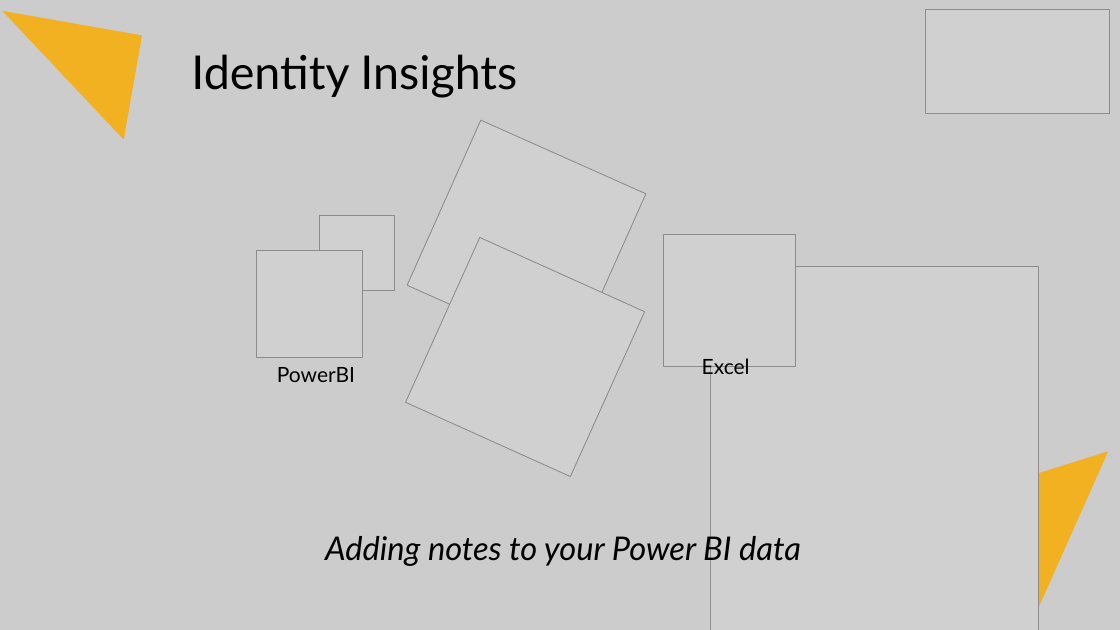
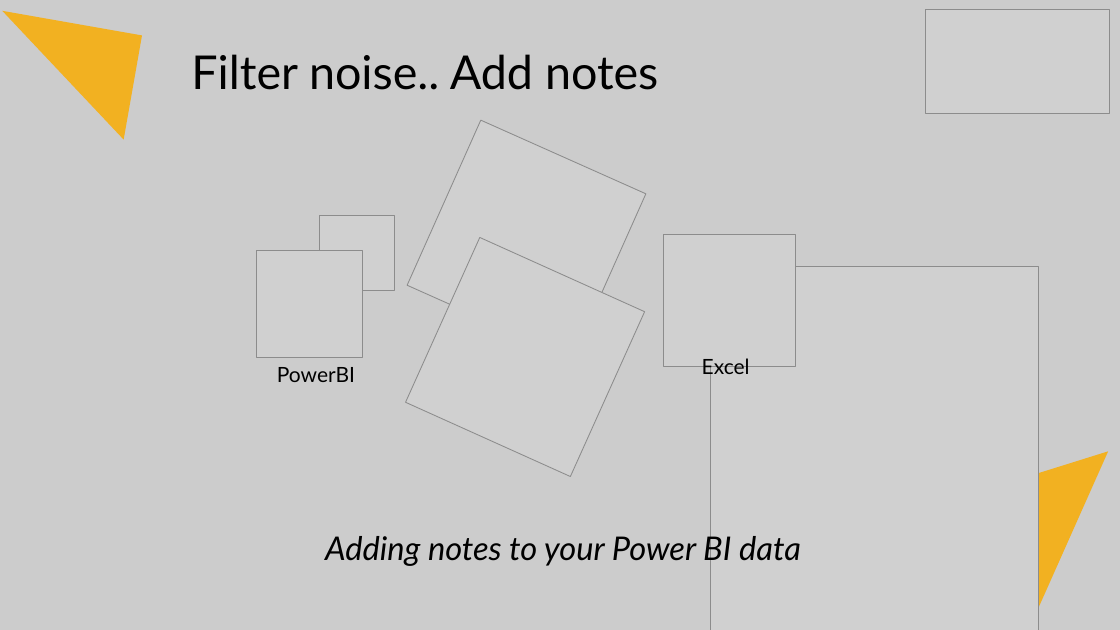
Before and after one commit to Fortigi/IdentityInsights, a slide deck: slide 33 of Presentation/Identity Insights.pptx (slide 23 before the commit). Drawn at 1120x630 pixels with LibreOffice and Linux fonts; fonts in the diff are those of the drawing; grey boxes stand for pictures. Boxes give left, top, right and bottom in pixels: in the first picture for what was removed or moved away, otherwise in the second. Text is boxed around its words. In the diff, an @@ line names an element or a change of style, - is before the commit and + after.

```diff
--- a/Presentation/Identity Insights.pptx
+++ b/Presentation/Identity Insights.pptx
@@ text at box(191, 54, 658, 90): text changed @@
-Identity Insights
+Filter noise.. Add notes
```
Also in this commit, not shown: 14 other slides changed, 16 slides added, 2 slides removed.
